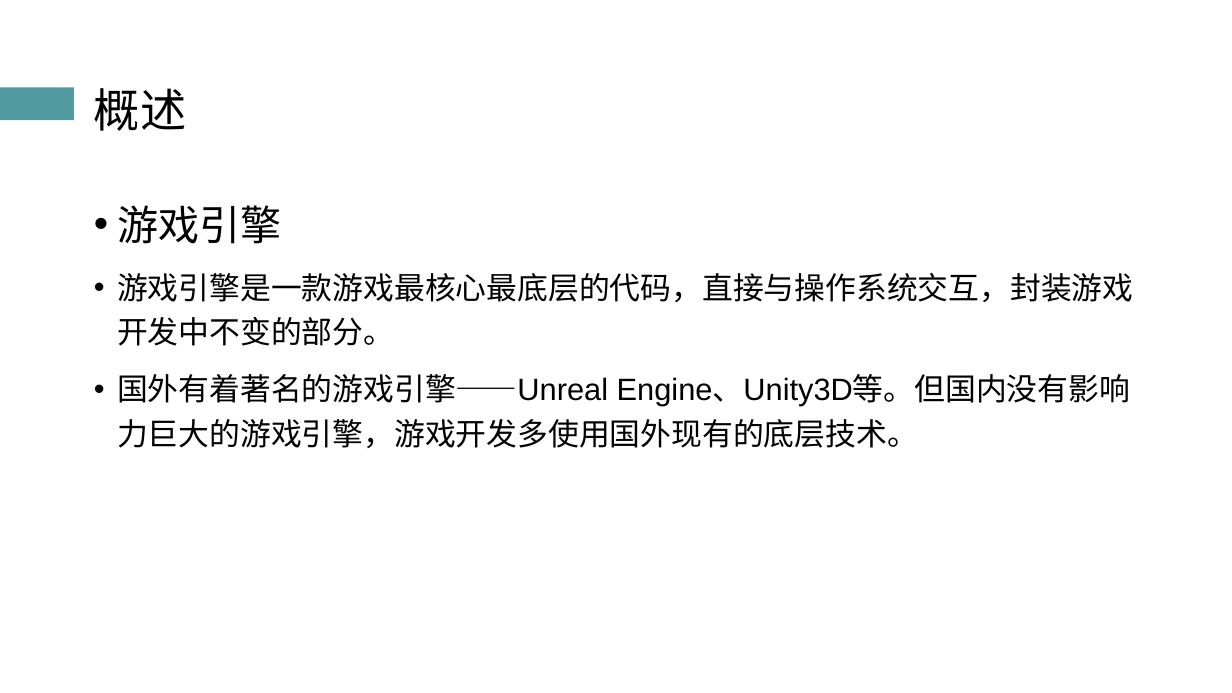
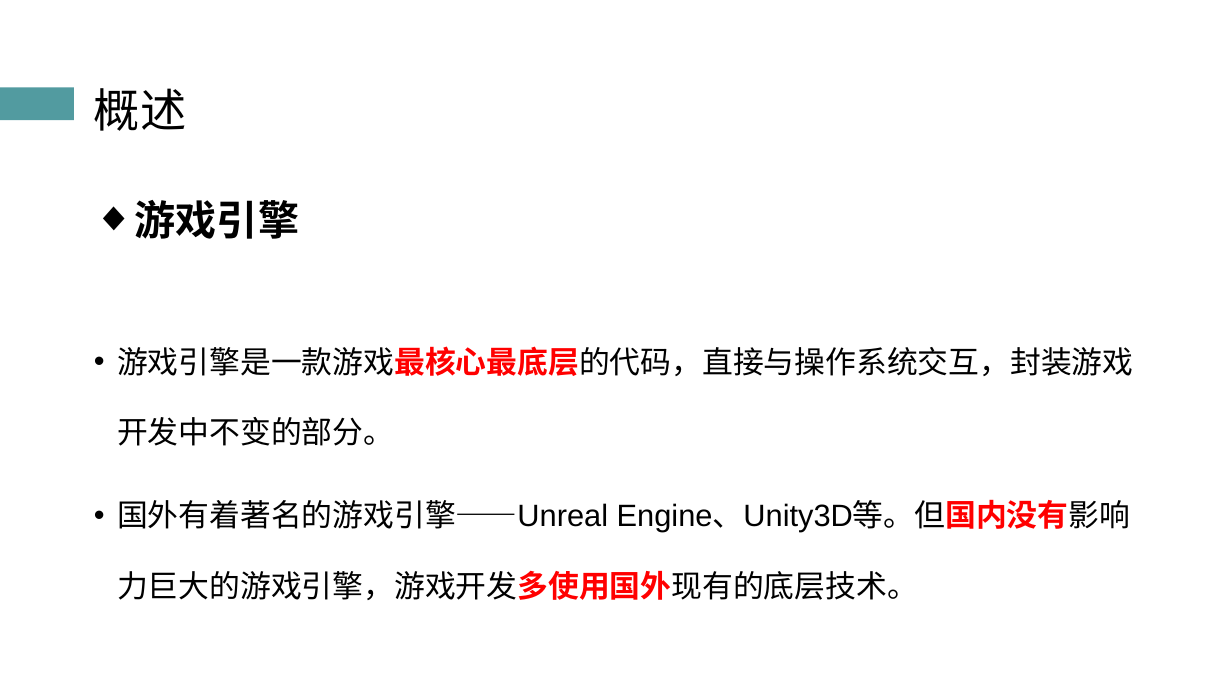
Before and after one commit to atom-chen/Main, a slide deck: slide 5 of OpenGL/答辩PPT.pptx. Drawn at 1232x693 pixels with LibreOffice and Linux fonts; fonts in the diff are those of the drawing. Boxes give left, top, right and bottom in pixels: in the first picture for what was removed or moved away, otherwise in the second. Text is boxed around its words. In the diff, an @@ line names an element or a change of style, - is before the commit and + after.

```diff
--- a/OpenGL/答辩PPT.pptx
+++ b/OpenGL/答辩PPT.pptx
@@ text "游戏引擎" at <box>117,200,1133,600</box>: bold on in "游戏引擎", "游戏引擎是一款游戏最核心最底层的代码，直接与操作系统交互，封装游戏开发中不变的部分。", "Engine、Unity3D等。但国内没有影响力巨大的游戏引擎，游戏开发多使用国外现有的底层技术。"; text colour #000000 to #FF0000 in "游戏引擎是一款游戏最核心最底层的代码，直接与操作系统交互，封装游戏开发中不变的部分。", "Engine、Unity3D等。但国内没有影响力巨大的游戏引擎，游戏开发多使用国外现有的底层技术。"; bullet • to ◆; line spacing 1.2 to 1.1; line spacing 1.2 to 1.9 @@
```
Also in this commit, not shown: 18 other slides changed, 1 slide removed, 50 other files.
